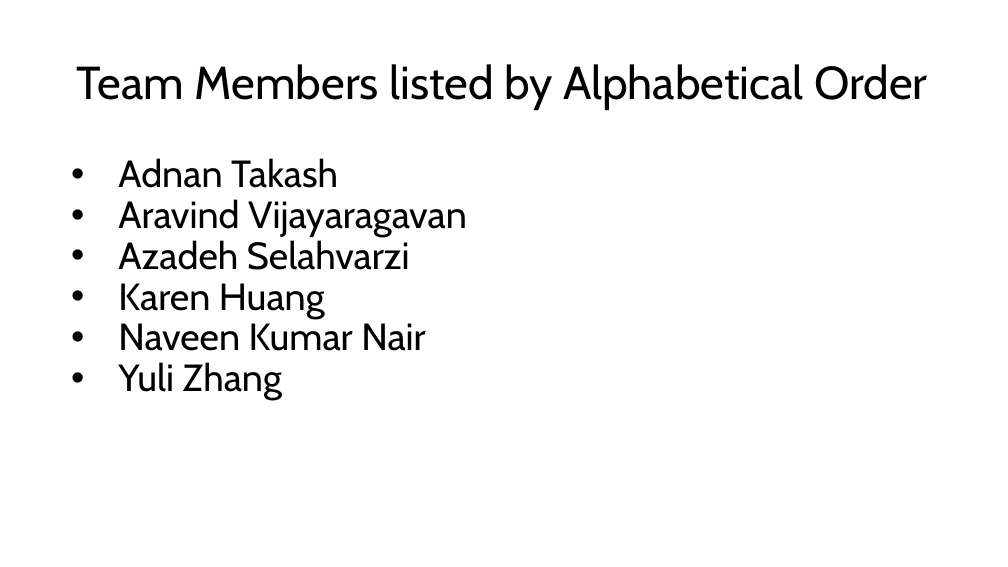
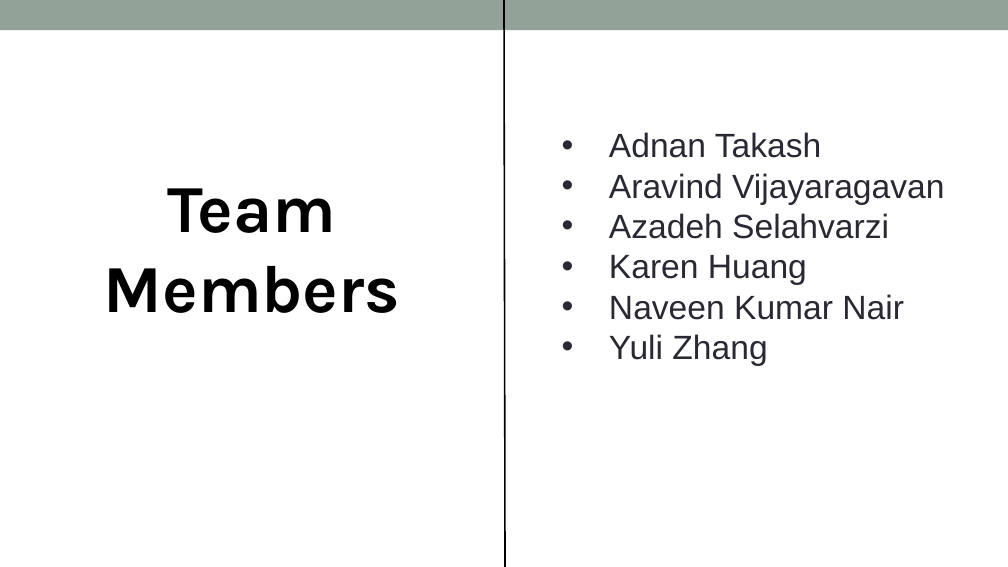
Before and after one commit to adnt01/stroke_factors_analysis, a slide deck: slide 2 of report_and_presentation/Cohort8_DS3_Presentation.pptx. Drawn at 1008x567 pixels with LibreOffice and Linux fonts; fonts in the diff are those of the drawing. Boxes give left, top, right and bottom in pixels: in the first picture for what was removed or moved away, otherwise in the second. Text is boxed around its words. In the diff, an @@ line names an element or a change of style, - is before the commit and + after.

Commit message:
Update Presentation fixed date, added text for correlation

```diff
--- a/report_and_presentation/Cohort8_DS3_Presentation.pptx
+++ b/report_and_presentation/Cohort8_DS3_Presentation.pptx
@@ rectangle added at [0, 0, 1008, 30], fill #93A299 @@
@@ line added from (505, 567) to (504, 0), #000000 1.5 pt @@
@@ title removed at [77, 64, 928, 110] @@
-Team Members listed by Alphabetical Order
@@ text "Adnan Takash": place and size @@
-text "Adnan Takash" at [118, 158, 467, 400]
+text "Adnan Takash" at [609, 132, 944, 366]
@@ text "Adnan Takash" at [609, 132, 944, 366]: size 36 to 32 pt, font Cabin to Arial, text colour #000000 to #292934; line spacing 0.9 to 1; vertical alignment middle to top @@
@@ text added at [104, 188, 401, 313], 64 pt, text #000000, bold @@
+Team Members
```
Also in this commit, not shown: 13 other slides changed, 7 slides added, 6 slides removed.
